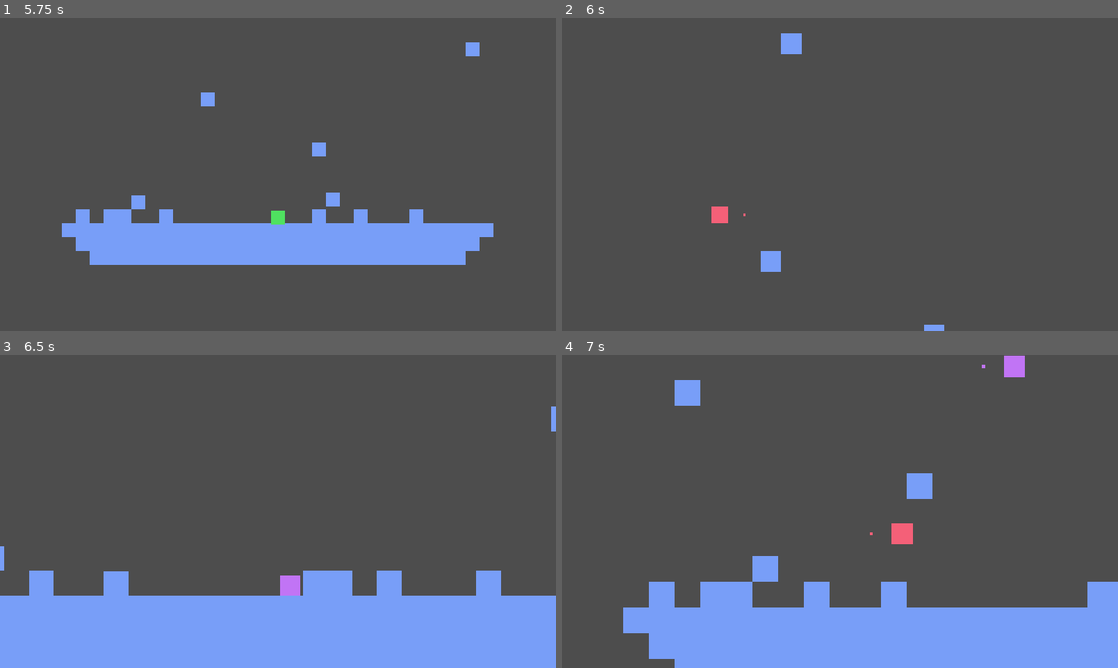
Above: before the commit, frames 1-4 (two rows, left to right).
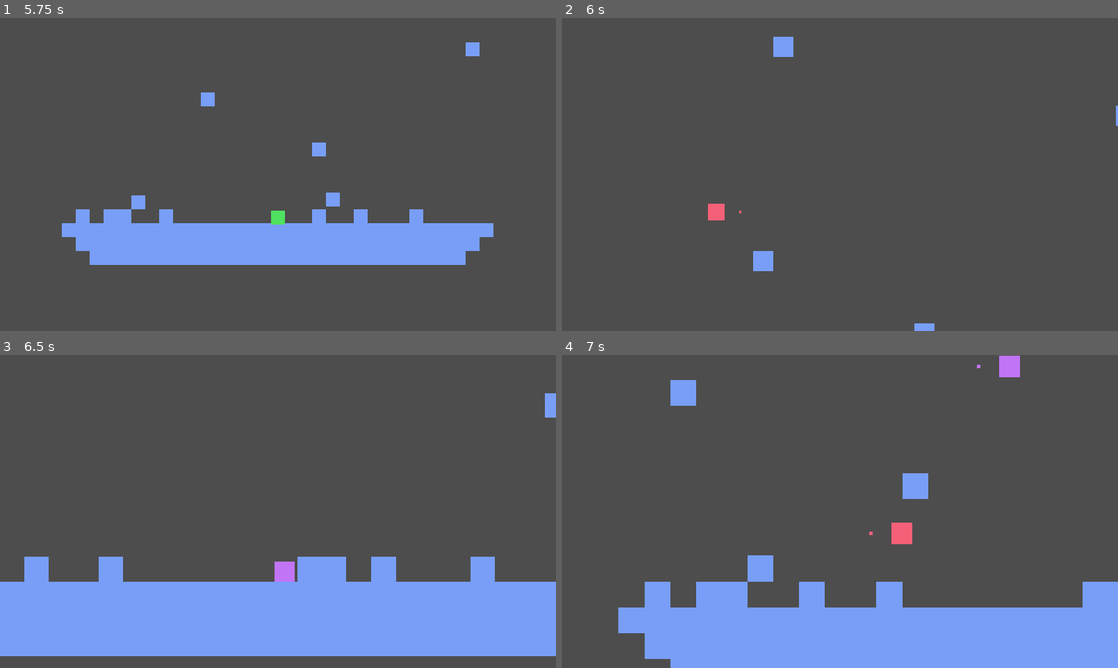
Above: after the commit, the same moments.

Repository: itsMapleLeaf/tfbg
Game: Godot game, scene res://title_menu/title_menu.tscn
Same seed, same stepped clock (60 frames per second), same inputs: the game is played once before the commit and once after it.
Inputs:
- Up to frame 1 (5.75 s): click "Play" at 0.5 s; hold X (grab) 1.28-2.03 s; hold Right (right) 1.28-2.78 s; tap Z (jump) at 1.52, 2.27, 3.77, 4.52, 5.27 s; tap X (grab) at 2.1, 3.6, 5.1 s; hold Left (left) 2.78-3.53 s; hold X (grab) 2.78-3.53 s; hold Right (right) 3.53-5.03 s; hold X (grab) 4.28-5.03 s; hold Left (left) from 5.03 s (still down)
- Up to frame 2 (6 s): release Left (left) at 5.78 s; hold Right (right) from 5.78 s (still down); hold X (grab) from 5.78 s (still down)
- Up to frame 3 (6.5 s): keep holding Right (right); keep holding X (grab)
- Up to frame 4 (7 s): release Right (right) at 6.53 s; release X (grab) at 6.53 s; hold Left (left) from 6.53 s (still down); tap X (grab) at 6.6 s; tap Z (jump) at 6.77 s

Frame 1 is identical in both runs. In frame 2, 0.6% of the frame differs, in the area x 26-100%, y 4-100%; in frame 3, 9.0%, in the area x 0-100%, y 12-100%; in frame 4, 1.3%.

Commit message:
use timer node for player respawn

Diff:
--- a/game/game.gd
+++ b/game/game.gd
@@ -43,6 +43,7 @@
 	var player := preload("res://player/player.tscn").instantiate() as Player
 	player.modulate = color
 	player.block_released.connect(_create_flying_block.bind(player))
+	player.respawn_timeout.connect(_respawn_player.bind(player))
 	player.add_child(controller)
 	add_child(player)
 	return player
@@ -55,8 +56,6 @@
 func _kill_player(player: Player):
 	if player.kill():
 		camera_shaker.shake()
-		await get_tree().create_timer(2).timeout
-		_respawn_player(player)
 
 func _update_camera(player: Player):
 	camera.look_enabled = player.is_alive
--- a/player/player.gd
+++ b/player/player.gd
@@ -26,6 +26,7 @@
 
 signal block_released(position: Vector2, direction: int)
 signal found_block
+signal respawn_timeout
 
 var is_alive: bool:
 	get: return state != State.DEAD
@@ -109,6 +110,7 @@
 
 	state = State.DEAD
 	jumps = 0
+	$RespawnTimer.start()
 
 	Explosion.create(self)
 
@@ -125,3 +127,6 @@
 func _on_grab_dot_body_entered(body):
 	if body is FallingBlock:
 		found_block.emit()
+
+func _on_respawn_timer_timeout():
+	respawn_timeout.emit()
--- a/player/player.tscn
+++ b/player/player.tscn
@@ -47,4 +47,9 @@
 [node name="Hitbox" type="CollisionPolygon2D" parent="."]
 polygon = PackedVector2Array(10, 20, 20, 10, 20, -10, 10, -20, -10, -20, -20, -10, -20, 10, -10, 20)
 
+[node name="RespawnTimer" type="Timer" parent="."]
+wait_time = 2.0
+one_shot = true
+
 [connection signal="body_entered" from="Body/GrabDot" to="." method="_on_grab_dot_body_entered"]
+[connection signal="timeout" from="RespawnTimer" to="." method="_on_respawn_timer_timeout"]
